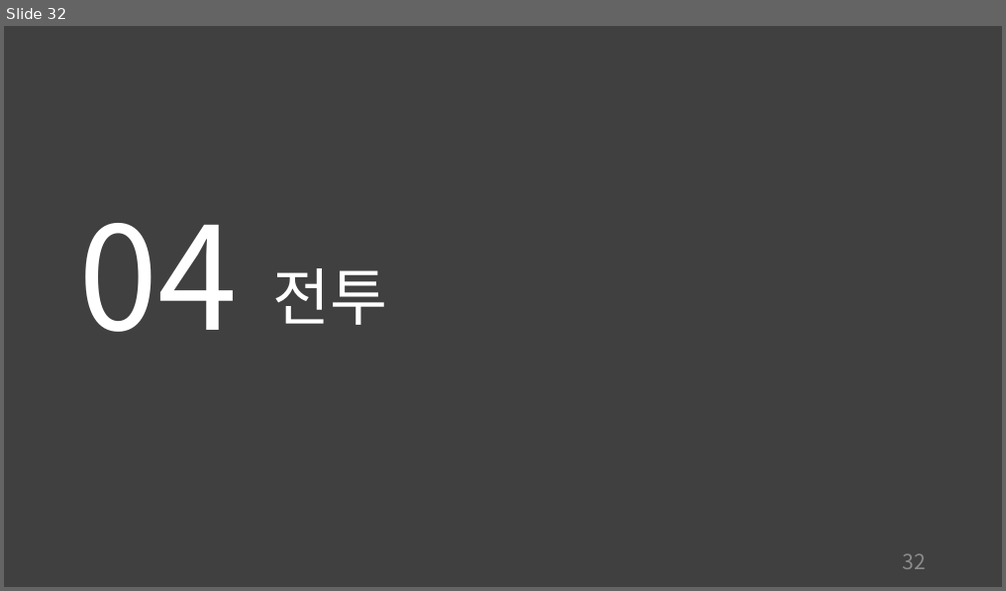
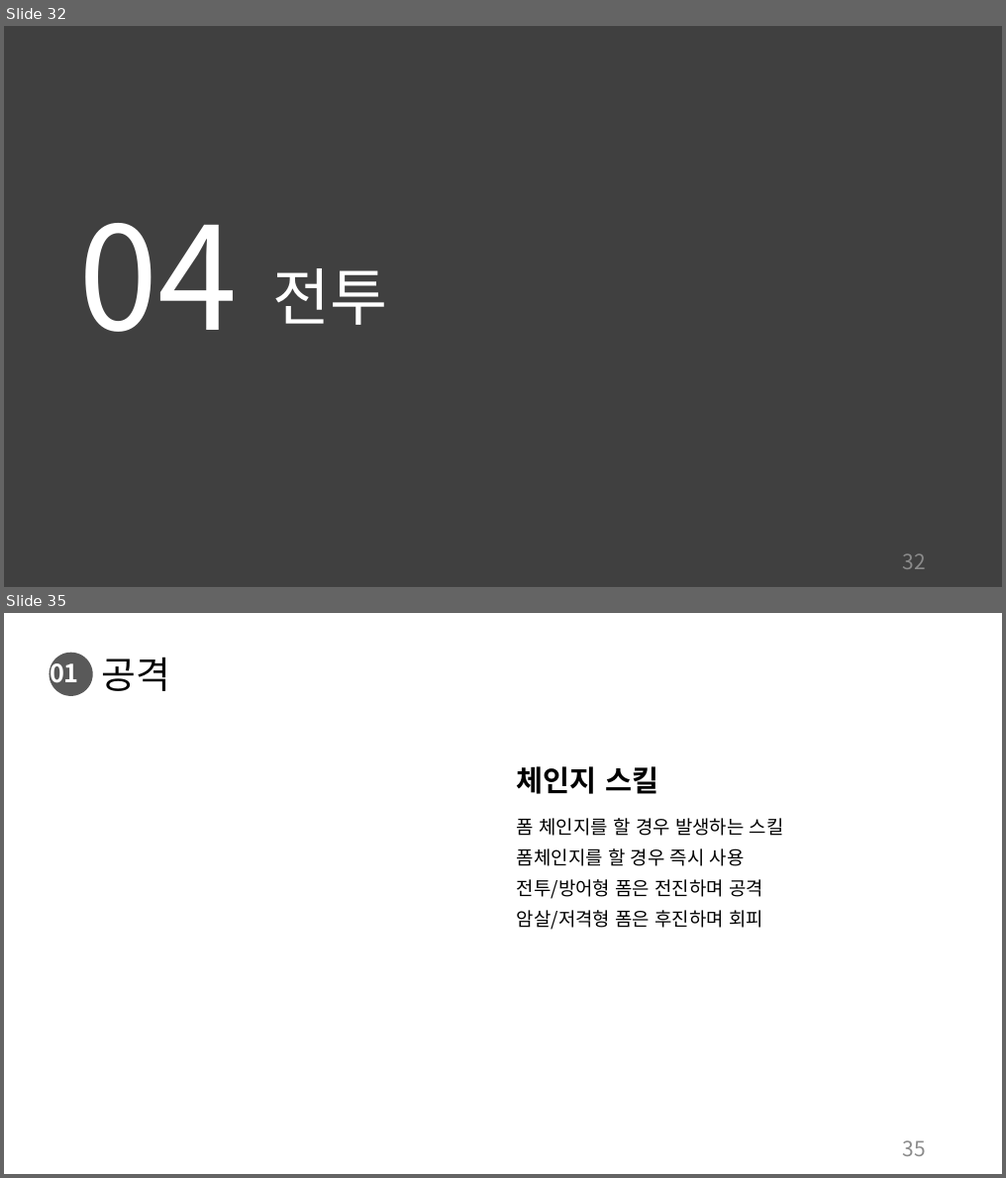
Before and after one commit to charobe/HDB, a slide deck: 조영욱/하자 드 바이오.pptx. Shown one above the other, each under a label of ours: slide 32 before the commit, slides 32 and 35 after it; the slides between them are not shown. The pictures are 1006x591 and 1006x1178 pixels, drawn with LibreOffice and Linux fonts; fonts in the diff are those of the drawing. Boxes give left, top, right and bottom in pixels: in the first picture for what was removed or moved away, otherwise in the second. Text is boxed around its words. In the diff, an @@ line names an element or a change of style, - is before the commit and + after.

```diff
--- a/조영욱/하자 드 바이오.pptx
+++ b/조영욱/하자 드 바이오.pptx
@@ slide 35 added at bbox=[4, 613, 1002, 1174], background #FFFFFF @@
@@ ellipse added at bbox=[49, 653, 92, 696], fill #595959 @@
@@ text added at bbox=[50, 657, 79, 689], 24 pt, text #FFFFFF, bold @@
+01
@@ title added at bbox=[102, 657, 171, 691], 36 pt, text #000000 @@
+공격
@@ text added at bbox=[517, 766, 658, 794], 28 pt, text #000000, bold @@
+체인지 스킬
@@ text added at bbox=[517, 818, 784, 930], 18 pt, text #000000 @@
+폼 체인지를 할 경우 발생하는 스킬
+폼체인지를 할 경우 즉시 사용
+전투/방어형 폼은 전진하며 공격
+암살/저격형 폼은 후진하며 회피
@@ page number added at bbox=[903, 1141, 926, 1157], 20 pt, text #8C8C8C @@
+35
```
Also in this commit, not shown: 3 slides changed, 8 other slides added.
